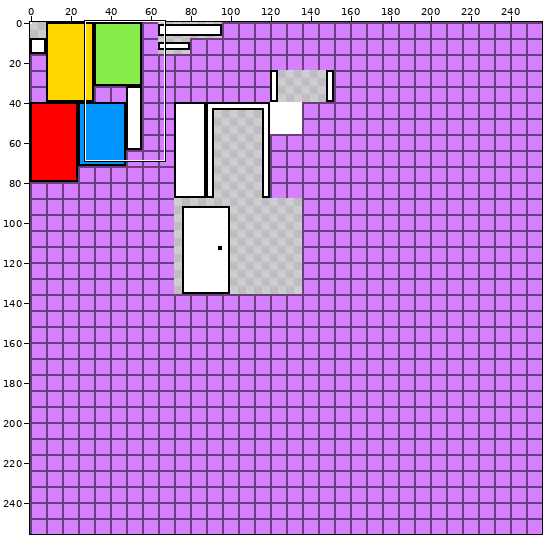
Edited in one commit: sprite sheet (assets/textures/all.png). Above, an overview of the earlier version with the close-up marked.
Close-up. Before the edit:
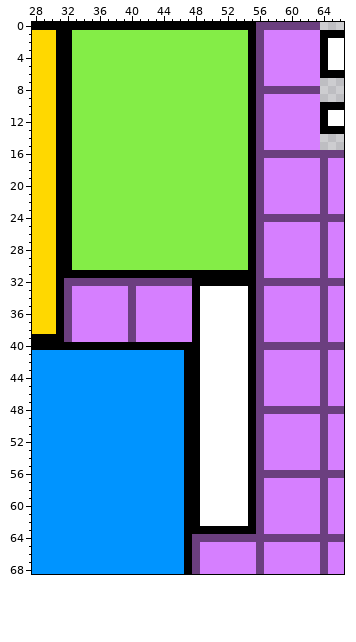
The file is 256x256 pixels. Shown: x 28..66, y 0..68.
New version:
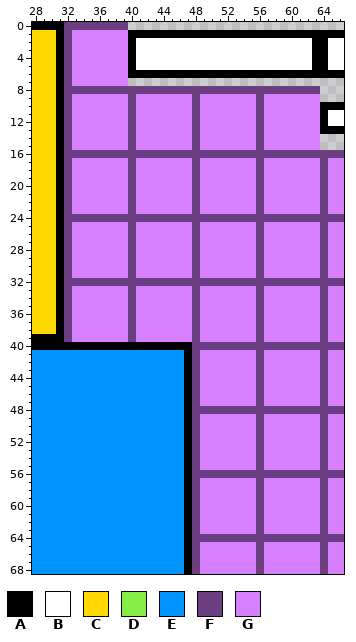
Palette (. is transparent): A #000000  B #ffffff  C #ffd800  D #84ed47  E #0094ff  F #6b3f7f  G #d67fff
Change:
The edit turns colour D into colour A in row 1 at x 40 to 54; in rows 2 to 5 at x 40; in row 6 at x 40 to 54.
The edit turns colour F into colour A in row 1 at x 56; in row 6 at x 56.
The edit turns colour G into colour A in row 1 at x 57 to 63; in rows 2 to 5 at x 63; in row 6 at x 57 to 63.
The edit turns colour A into colour B in rows 2 to 5 at x 55.
The edit turns colour D into colour B in rows 2 to 5 at x 41 to 54.
The edit turns colour F into colour B in rows 2 to 5 at x 56.
The edit turns colour G into colour B in rows 2 to 5 at x 57 to 62.
The edit turns colour A into colour F in row 0 at x 32 to 39; in rows 1 to 7 at x 32; in row 8 at x 32 and 55; in rows 9 to 15 at x 32; in row 16 at x 32 and 55; in rows 17 to 23 at x 32.
The edit turns colour A into colour F in row 24 at x 32 and 55; in rows 25 to 30 at x 32; in row 31 at x 32, 40 and 48; in row 32 at x 48 to 55; in rows 33 to 39 at x 48; in row 40 at x 48 and 55.
The edit turns colour A into colour F in rows 41 to 47 at x 48; in row 48 at x 48 and 55; in rows 49 to 55 at x 48; in row 56 at x 48 and 55; in rows 57 to 63 at x 48.
The edit turns colour B into colour F in row 40 at x 49 to 54; in row 48 at x 49 to 54; in row 56 at x 49 to 54.
The edit turns colour D into colour F in row 8 at x 33 to 54; in rows 9 to 15 at x 40 and 48; in row 16 at x 33 to 54; in rows 17 to 23 at x 40 and 48; in row 24 at x 33 to 54; in rows 25 to 30 at x 40 and 48.
The edit turns colour A into colour G in rows 9 to 15 at x 55; in rows 17 to 23 at x 55; in rows 25 to 30 at x 55; in row 31 at x 33 to 39, 41 to 47 and 49 to 55; in rows 33 to 39 at x 55; in rows 41 to 47 at x 55.
The edit turns colour A into colour G in rows 49 to 55 at x 55; in rows 57 to 62 at x 55; in row 63 at x 49 to 55.
The edit turns colour B into colour G in rows 33 to 39 at x 49 to 54; in rows 41 to 47 at x 49 to 54; in rows 49 to 55 at x 49 to 54; in rows 57 to 62 at x 49 to 54.
The edit turns colour D into colour G in rows 1 to 7 at x 33 to 39; in rows 9 to 15 at x 33 to 39, 41 to 47 and 49 to 54; in rows 17 to 23 at x 33 to 39, 41 to 47 and 49 to 54; in rows 25 to 30 at x 33 to 39, 41 to 47 and 49 to 54.
Colour A is gone in row 0 at x 40 to 55; in row 7 at x 55.
Colour D is gone in row 7 at x 40 to 54.
Colour F is gone in row 0 at x 56 to 63; in row 7 at x 56.
Colour G is gone in row 7 at x 57 to 63.
